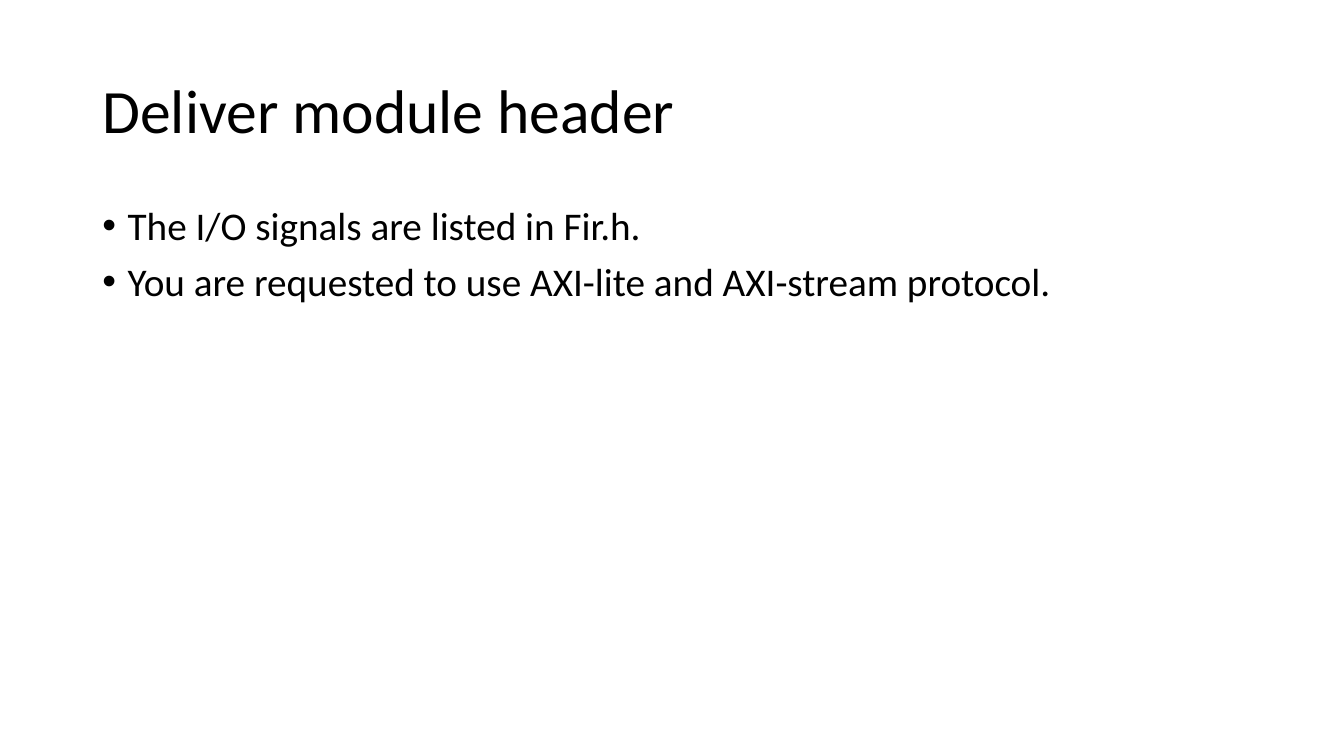
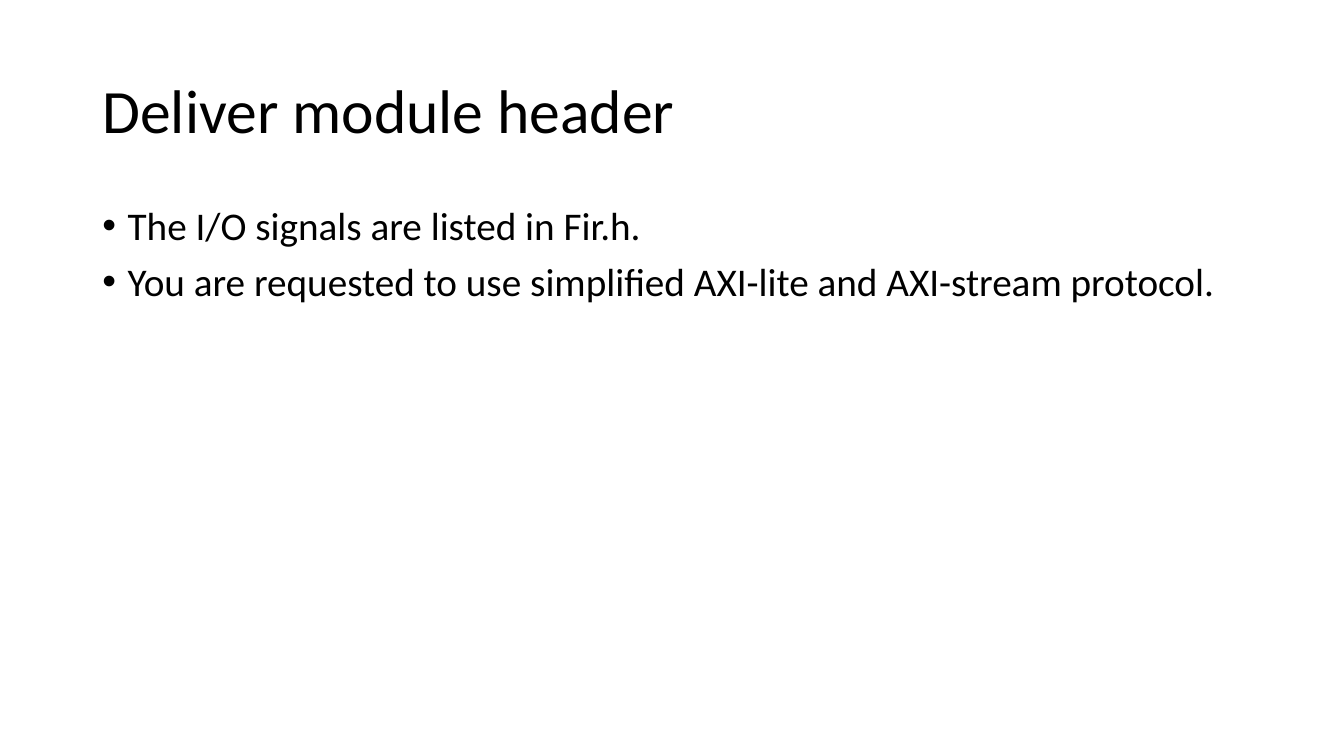
Before and after one commit to ZheChen-Bill/lab3_workbook, a slide deck: slide 4 of submission_Caravel SOC User Project (FIR).pptx. Drawn at 1344x756 pixels with LibreOffice and Linux fonts; fonts in the diff are those of the drawing. Boxes give left, top, right and bottom in pixels: in the first picture for what was removed or moved away, otherwise in the second. Text is boxed around its words. In the diff, an @@ line names an element or a change of style, - is before the commit and + after.

```diff
--- a/submission_Caravel SOC User Project (FIR).pptx
+++ b/submission_Caravel SOC User Project (FIR).pptx
@@ text at (128, 268, 1214, 303): text changed @@
-• You are requested to use AXI-lite and AXI-stream protocol.
+• You are requested to use simplified AXI-lite and AXI-stream protocol.
```
Also in this commit, not shown: 4 other slides changed, 7 other files.
